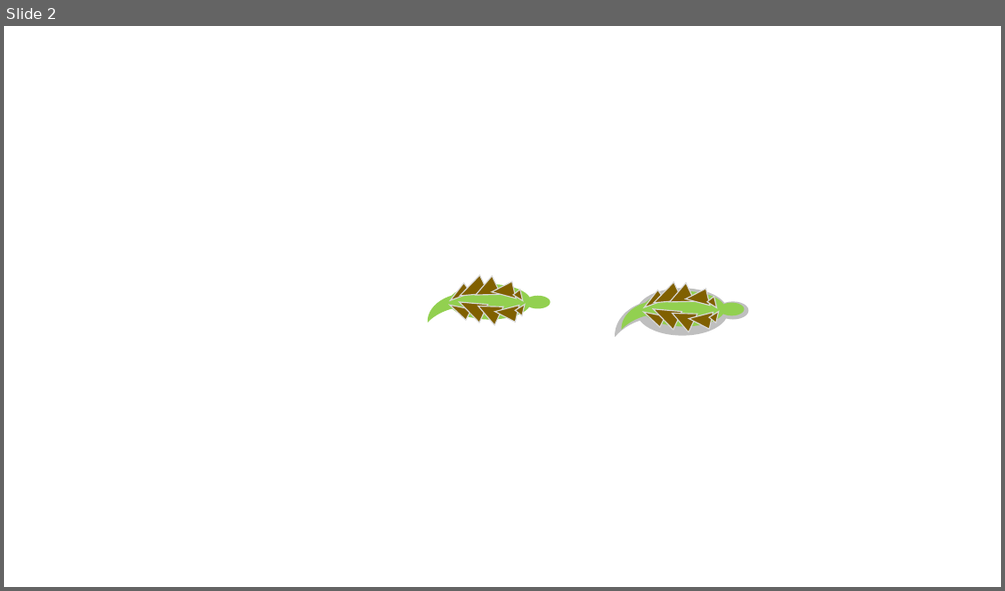
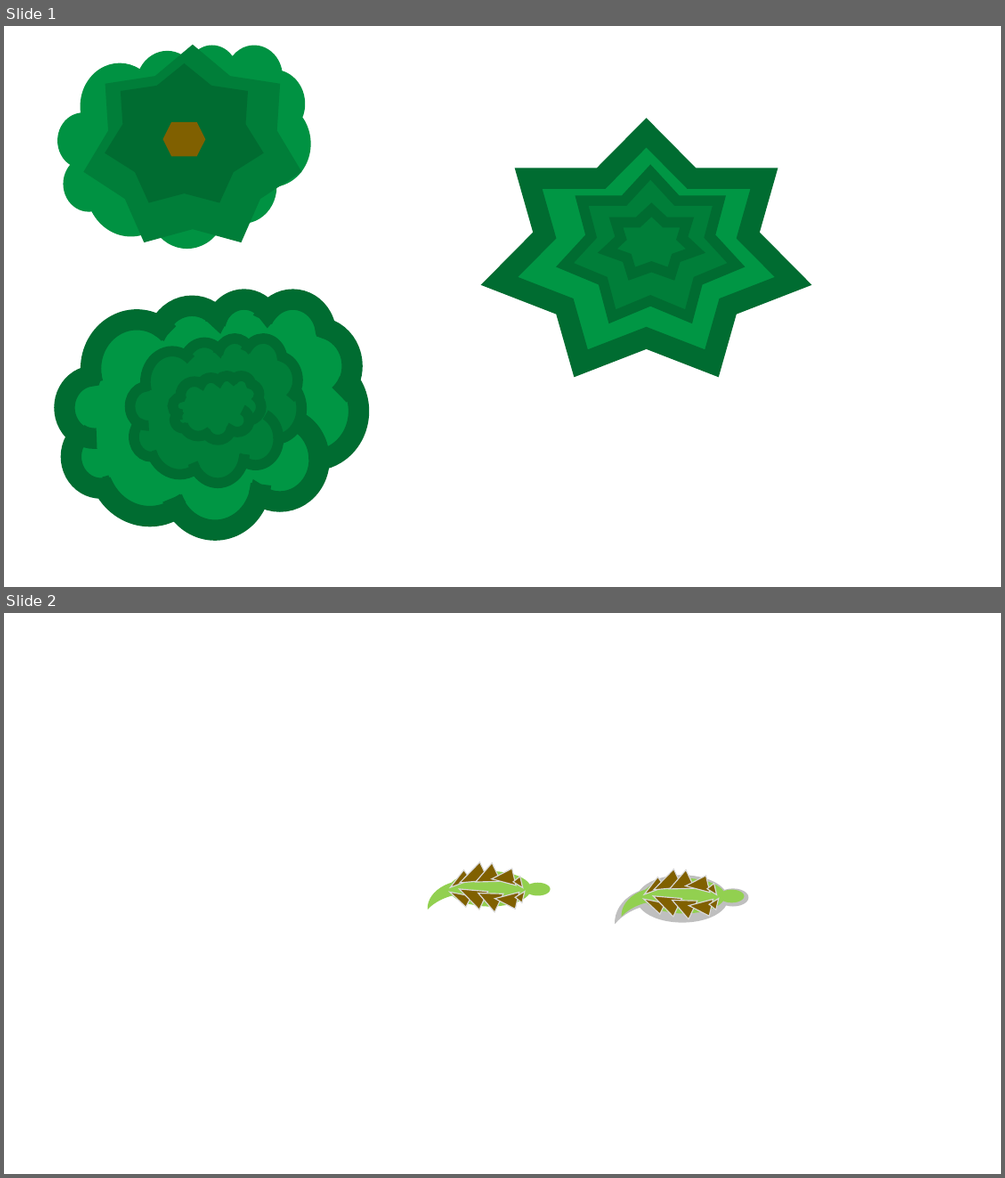
Before and after one commit to DanGrew/Dinosaurs, a slide deck: src/uk/dangrew/dinosaurs/resources/image-construction.pptx. Shown one above the other, each under a label of ours: slide 2 before the commit, slides 1 and 2 after it. The pictures are 1005x591 and 1005x1178 pixels, drawn with LibreOffice and Linux fonts; fonts in the diff are those of the drawing. Boxes give left, top, right and bottom in pixels: in the first picture for what was removed or moved away, otherwise in the second. Text is boxed around its words. In the diff, an @@ line names an element or a change of style, - is before the commit and + after.

```diff
--- a/src/uk/dangrew/dinosaurs/resources/image-construction.pptx
+++ b/src/uk/dangrew/dinosaurs/resources/image-construction.pptx
@@ slide 1 added at bbox=[4, 26, 1001, 587], background #FFFFFF @@
@@ cloud added at bbox=[57, 45, 310, 248], fill #009242 @@
@@ star added at bbox=[83, 45, 301, 243], fill #007E39 @@
@@ star added at bbox=[105, 63, 264, 202], fill #006C31 @@
@@ hexagon added at bbox=[163, 122, 206, 157], fill #806000 @@
@@ star added at bbox=[500, 133, 793, 363], fill #009644, outline #006C31 20 pt @@
@@ star added at bbox=[565, 172, 736, 316], fill #007E39, outline #006C31 10 pt @@
@@ star added at bbox=[607, 210, 696, 274], fill #007E39, outline #006C31 10 pt @@
@@ cloud added at bbox=[65, 299, 358, 529], fill #009644, outline #006C31 20 pt @@
@@ cloud added at bbox=[130, 338, 301, 483], fill #007E39, outline #006C31 10 pt @@
@@ cloud added at bbox=[173, 376, 261, 440], fill #007E39, outline #006C31 10 pt @@
```
Also in this commit, not shown: 1 slide removed, 3 other files.
